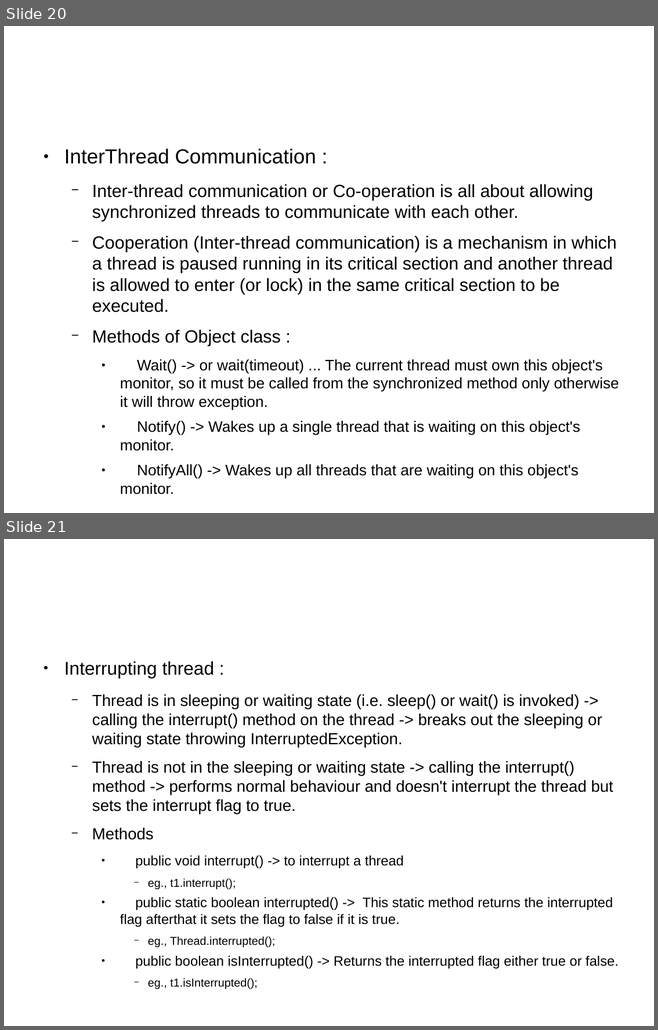
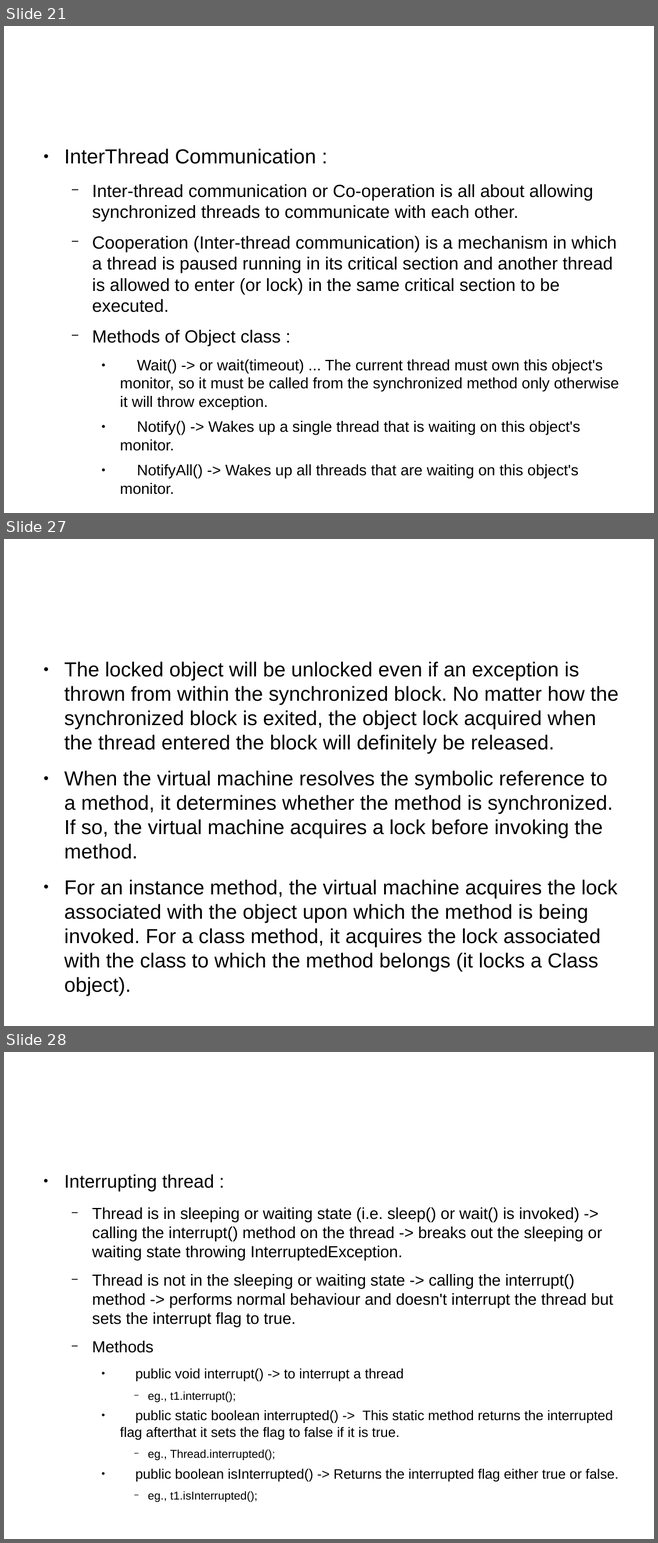
Before and after one commit to shikha-desai/Internship_PreWork, a slide deck: Java/Java_Notes.odp. Shown one above the other, each under a label of ours: slides 20 and 21 before the commit, slides 21, 27 and 28 after it; the slides between them are not shown. The pictures are 658x1030 and 658x1543 pixels, drawn with LibreOffice and Linux fonts; fonts in the diff are those of the drawing; background and template pictures are left out. Boxes give left, top, right and bottom in pixels: in the first picture for what was removed or moved away, otherwise in the second. Text is boxed around its words. In the diff, an @@ line names an element or a change of style, - is before the commit and + after.

Commit message:
Added monitor and locks in java

```diff
--- a/Java/Java_Notes.odp
+++ b/Java/Java_Notes.odp
@@ slide 27 added at (4,539,654,1026), background picture (left out) @@
@@ text added at (64,661,618,996), 24.8 pt, text #000000 @@
+● The locked object will be unlocked even if an exception is thrown from within the synchronized block. No matter how the synchronized block is exited, the object lock acquired when the thread entered the block will definitely be released.
+● When the virtual machine resolves the symbolic reference to a method, it determines whether the method is synchronized. If so, the virtual machine acquires a lock before invoking the method.
+● For an instance method, the virtual machine acquires the lock associated with the object upon which the method is being invoked. For a class method, it acquires the lock associated with the class to which the method belongs (it locks a Class object).
@@ what was slide 20 is now slide 21 @@
@@ what was slide 21 is now slide 28 @@
```
Also in this commit, not shown: 6 other slides added, 2 other files.
